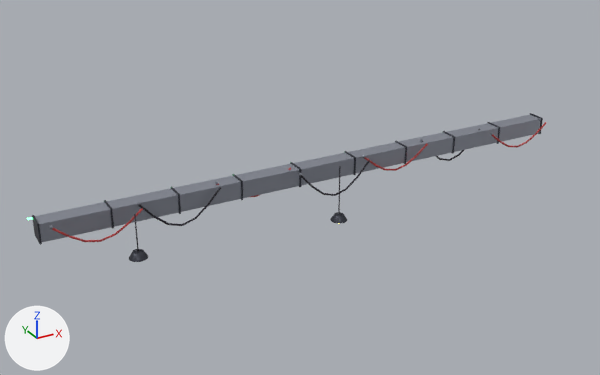
Two versions of the glTF model assets/models/ceiling_hacker.glb, one commit apart.
Before and after are seen from a camera (50 mm lens) standing at (-2.5, -15.5, 7.75) and looking at (6.81, 1.42, -0.72). The axes (+X, +Y, +Z) are drawn at lower left. The lights are the same throughout. The picture after the commit comes second. Where no turn or scale is listed for an object, it has been applied to the vertices. Vertices at exactly the same position are counted once.

In view in the first picture: 'decor' and 2 more.
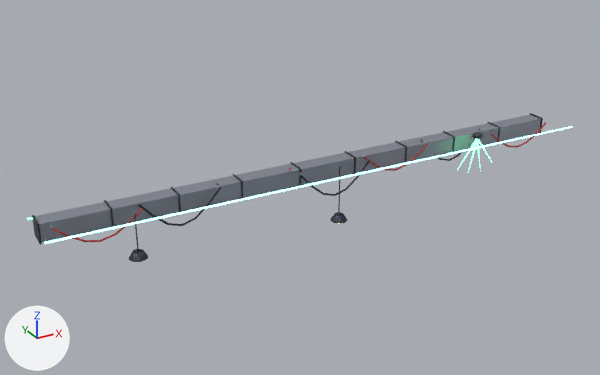
Pixel boxes [x1, y1, x2, y2] of what changed, in the pictures (600 x 375 px):
```json
{"object": "decor", "change": "reshaped", "before": [27, 113, 546, 262], "after": [27, 113, 573, 262]}
{"part": 1, "of": "me_cube", "change": "added", "after": [44, 126, 573, 244]}
{"part": 2, "of": "me_cube", "change": "added", "after": [472, 132, 483, 139]}
{"part": 3, "of": "me_cube", "change": "added", "after": [457, 139, 492, 173]}
```

Edits to the scene script, one JSON object a line:
```json
{"op": "add", "block": "mat_m07", "code": ["mat_m07 = principled_material('m07')", "mat_m07.base_color = (0.0625, 0.225, 0.25)  # cyan #478289", "mat_m07.roughness = 0.4", "mat_m07.emission_color = (0.25, 0.9, 1.0)  # cyan #89f3ff", "mat_m07.emission_strength = 4.0"]}
{"block": "me_cube", "where": "# used by ob_decor; location = (7.5, 1.45, -0.35)"}
{"op": "remove", "block": "me_cube", "code": "me_cube.from_pydata(...)  # 1612 vertices, 2972 faces; spans x -7.3..7.3, y -1.22..0.44, z -0.81..0.35"}
{"op": "add", "block": "me_cube", "code": "me_cube.from_pydata(...)  # 1888 vertices, 3496 faces; spans x -7.3..7.3, y -1.32..0.44, z -0.81..0.35"}
{"block": "me_cube", "change": "me_cube part 1: a new loose piece, a 6-sided cylinder along x spanning x -7.3..7.3, y -1.322..-1.278, z 0.265..0.315, in mat_m07 (cyan #478289, glowing cyan #89f3ff)"}
{"block": "me_cube", "change": "me_cube part 2: a new loose piece of 112 vertices spanning x 4.36..4.64, y -0.74..-0.46, z 0.25..0.35, in mat_m01 (dark grey #4b4d57)"}
{"block": "me_cube", "change": "me_cube part 3"}
{"block": "me_cube", "change": "40 vertices are added at x 3.88..5.12, y -0.63..-0.57, z -0.78..0.24"}
{"block": "me_cube", "change": "64 new faces join them, mat_m06 (green #368653, glowing green #6fffa3)"}
{"block": "me_cube", "change": "other edits to the shape of me_cube do not show in these pictures"}
{"op": "add", "block": "me_cube", "code": "me_cube.materials.append(mat_m07)  # cyan #478289, glowing cyan #89f3ff"}
```
